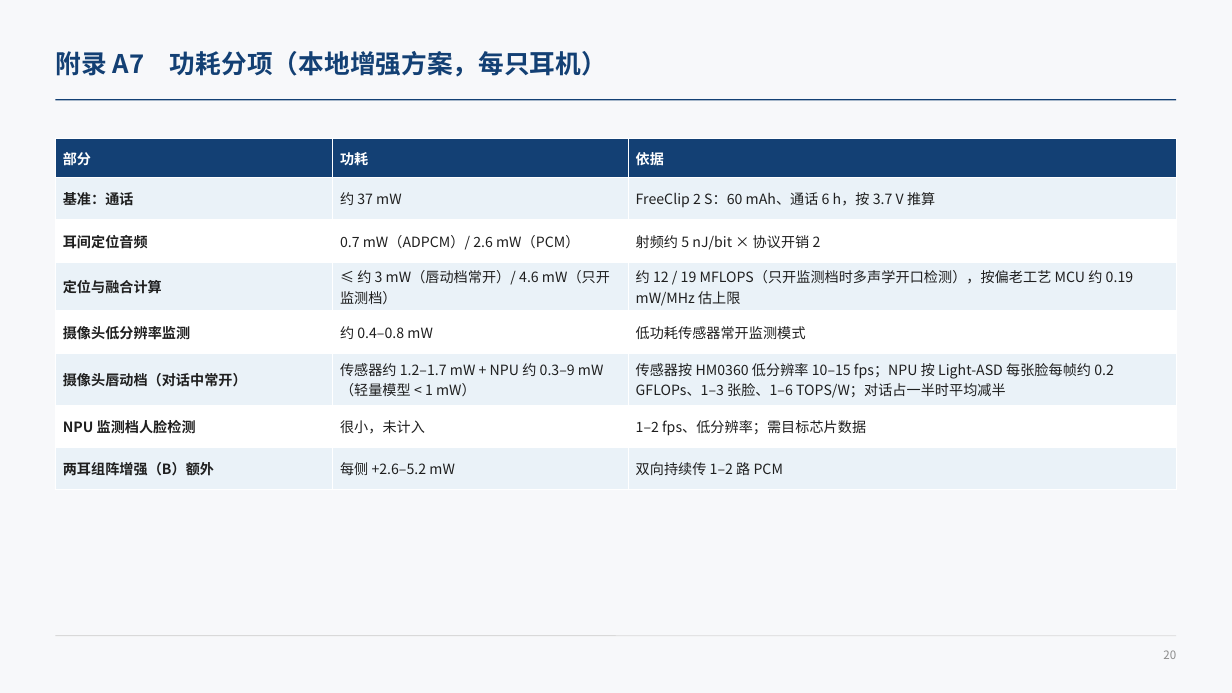
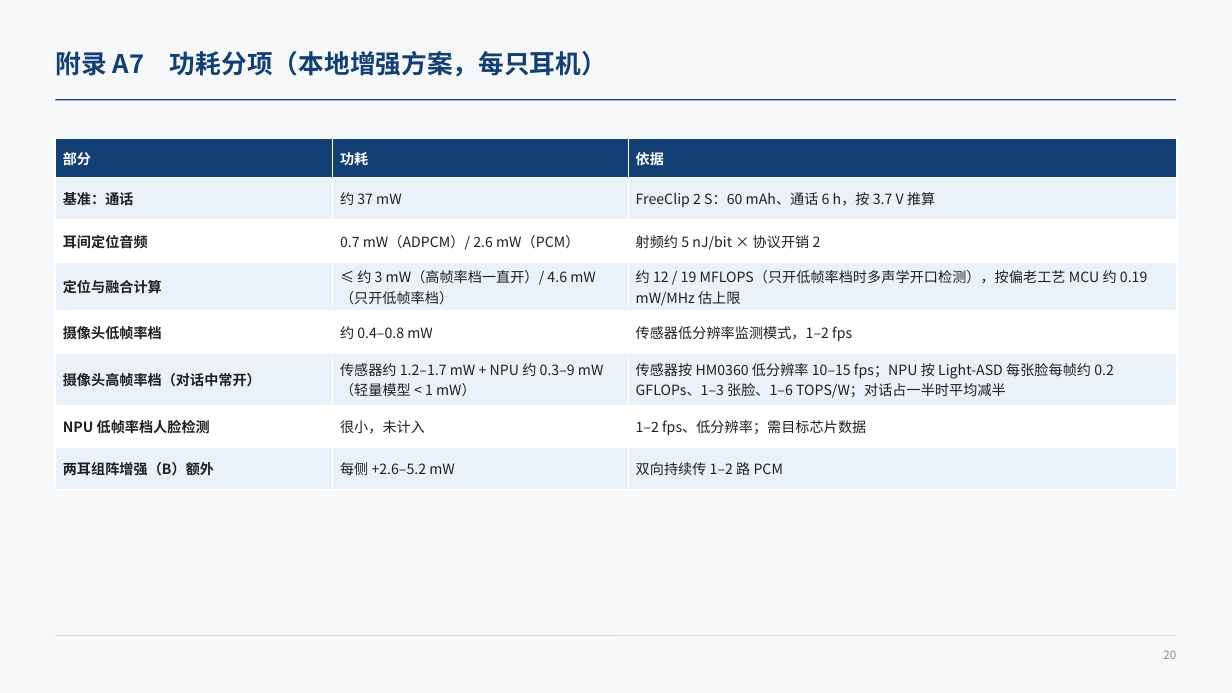
Before and after one commit to ZeroFoxxi/ssl-scene1, a slide deck: slide 20 of 02_耳机声源定位/耳机摄像头听觉辅助_整体设计方案.pptx. Drawn at 1232x693 pixels with LibreOffice and Linux fonts; fonts in the diff are those of the drawing. Boxes give left, top, right and bottom in pixels: in the first picture for what was removed or moved away, otherwise in the second. Text is boxed around its words. In the diff, an @@ line names an element or a change of style, - is before the commit and + after.

```diff
--- a/02_耳机声源定位/耳机摄像头听觉辅助_整体设计方案.pptx
+++ b/02_耳机声源定位/耳机摄像头听觉辅助_整体设计方案.pptx
@@ table at (x1=55, y1=139, x2=1177, y2=480) @@
-row 4, column 2: ≤ 约 3 mW（唇动档常开）/ 4.6 mW（只开监测档）
+row 4, column 2: ≤ 约 3 mW（高帧率档一直开）/ 4.6 mW（只开低帧率档）
-row 4, column 3: 约 12 / 19 MFLOPS（只开监测档时多声学开口检测），按偏老工艺 MCU 约 0.19 mW/MHz 估上限
+row 4, column 3: 约 12 / 19 MFLOPS（只开低帧率档时多声学开口检测），按偏老工艺 MCU 约 0.19 mW/MHz 估上限
-row 5, column 1: 摄像头低分辨率监测
+row 5, column 1: 摄像头低帧率档
-row 5, column 3: 低功耗传感器常开监测模式
+row 5, column 3: 传感器低分辨率监测模式，1–2 fps
-row 6, column 1: 摄像头唇动档（对话中常开）
+row 6, column 1: 摄像头高帧率档（对话中常开）
-row 7, column 1: NPU 监测档人脸检测
+row 7, column 1: NPU 低帧率档人脸检测
```
Also in this commit, not shown: 10 other slides changed, 1 slide added, 12 other files.
